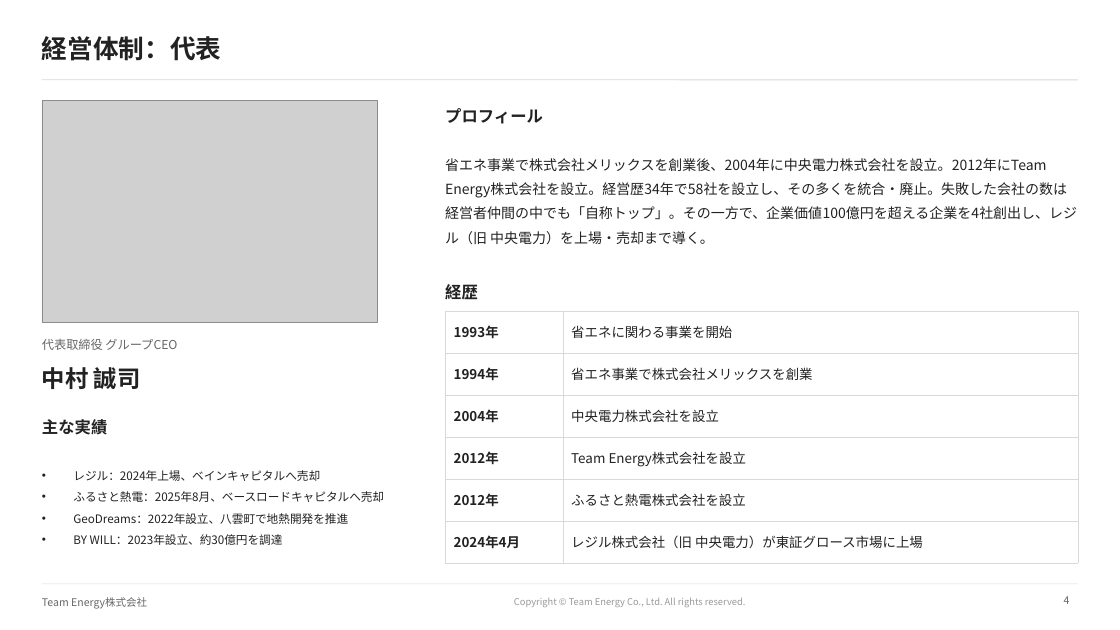
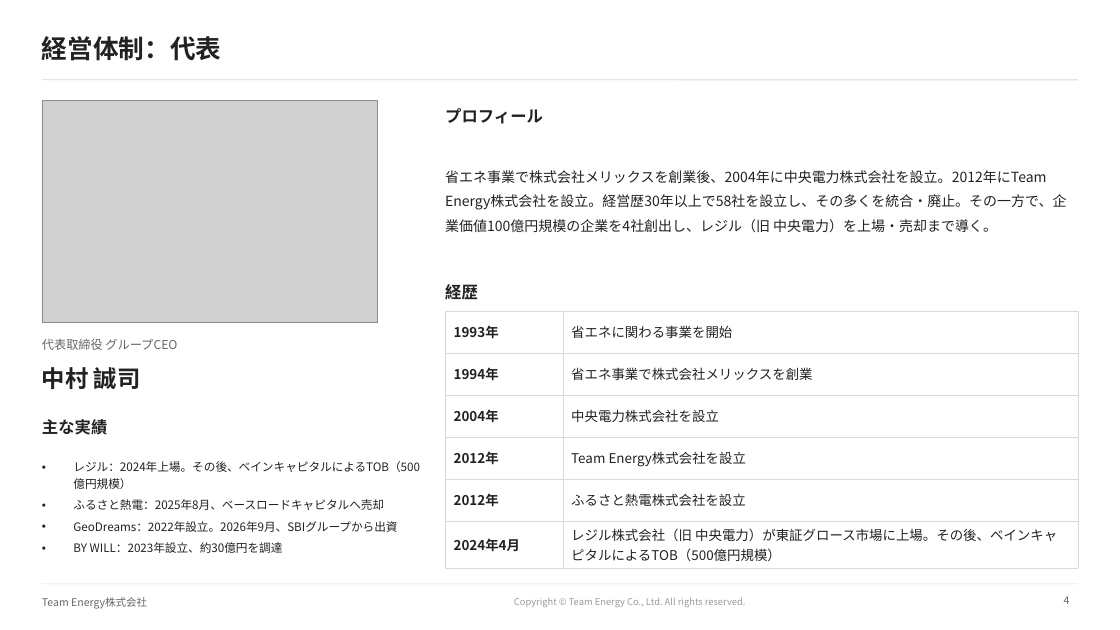
Before and after one commit to ttomoi-afk/desktop-tutorial, a slide deck: slide 4 of teamenergy/docs/TeamEnergy_会社紹介資料.pptx. Drawn at 1120x630 pixels with LibreOffice and Linux fonts; fonts in the diff are those of the drawing; grey boxes stand for pictures; background and template pictures are left out. Boxes give left, top, right and bottom in pixels: in the first picture for what was removed or moved away, otherwise in the second. Text is boxed around its words. In the diff, an @@ line names an element or a change of style, - is before the commit and + after.

```diff
--- a/teamenergy/docs/TeamEnergy_会社紹介資料.pptx
+++ b/teamenergy/docs/TeamEnergy_会社紹介資料.pptx
@@ text at [445, 170, 1066, 232]: text changed @@
-省エネ事業で株式会社メリックスを創業後、2004年に中央電力株式会社を設立。2012年にTeam Energy株式会社を設立。経営歴34年で58社を設立し、その多くを統合・廃止。失敗した会社の数は経営者仲間の中でも「自称トップ」。その一方で、企業価値100億円を超える企業を4社創出し、レジル（旧 中央電力）を上場・売却まで導く。
+省エネ事業で株式会社メリックスを創業後、2004年に中央電力株式会社を設立。2012年にTeam Energy株式会社を設立。経営歴30年以上で58社を設立し、その多くを統合・廃止。その一方で、企業価値100億円規模の企業を4社創出し、レジル（旧 中央電力）を上場・売却まで導く。
@@ table at [445, 311, 1078, 565] @@
-row 6, column 2: レジル株式会社（旧 中央電力）が東証グロース市場に上場
+row 6, column 2: レジル株式会社（旧 中央電力）が東証グロース市場に上場。その後、ベインキャピタルによるTOB（500億円規模）
@@ text at [73, 461, 420, 472]: text changed @@
-• レジル：2024年上場、ベインキャピタルへ売却
+• レジル：2024年上場。その後、ベインキャピタルによるTOB（500億円規模）
@@ text at [73, 521, 397, 532]: text changed @@
-• GeoDreams：2022年設立、八雲町で地熱開発を推進
+• GeoDreams：2022年設立。2026年9月、SBIグループから出資
```
Also in this commit, not shown: 3 other slides changed, 3 other files.
